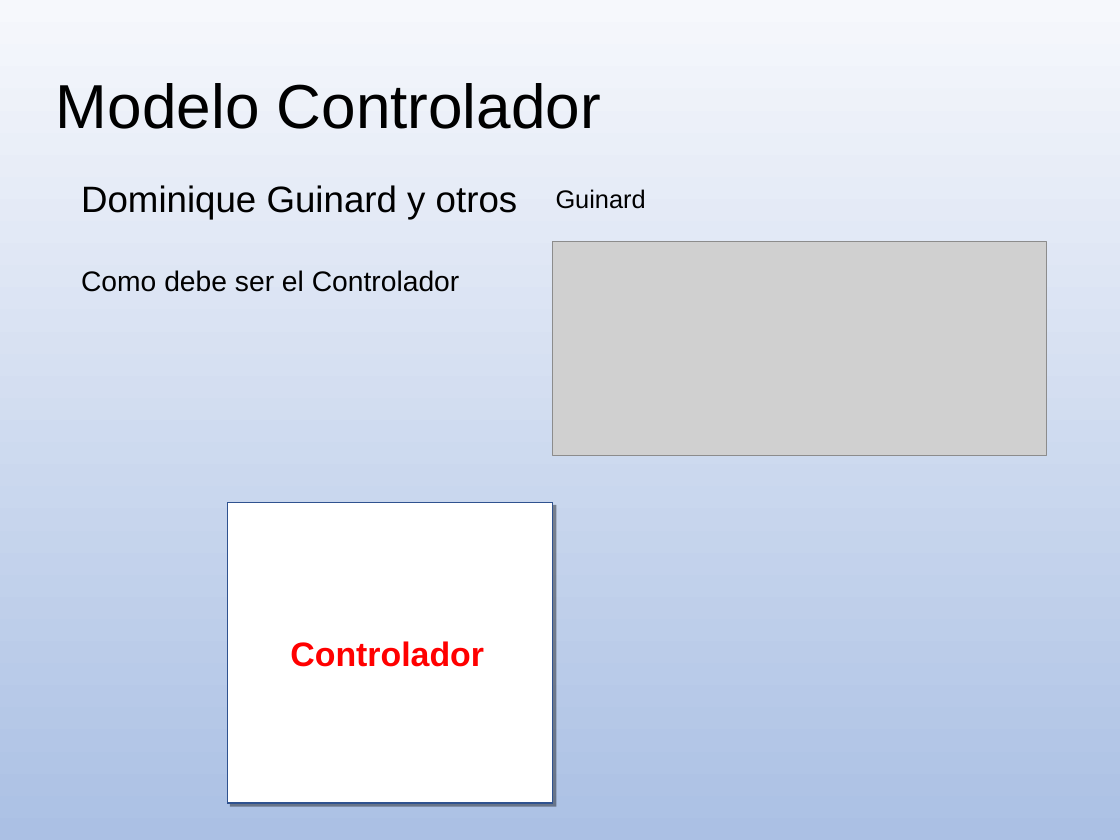
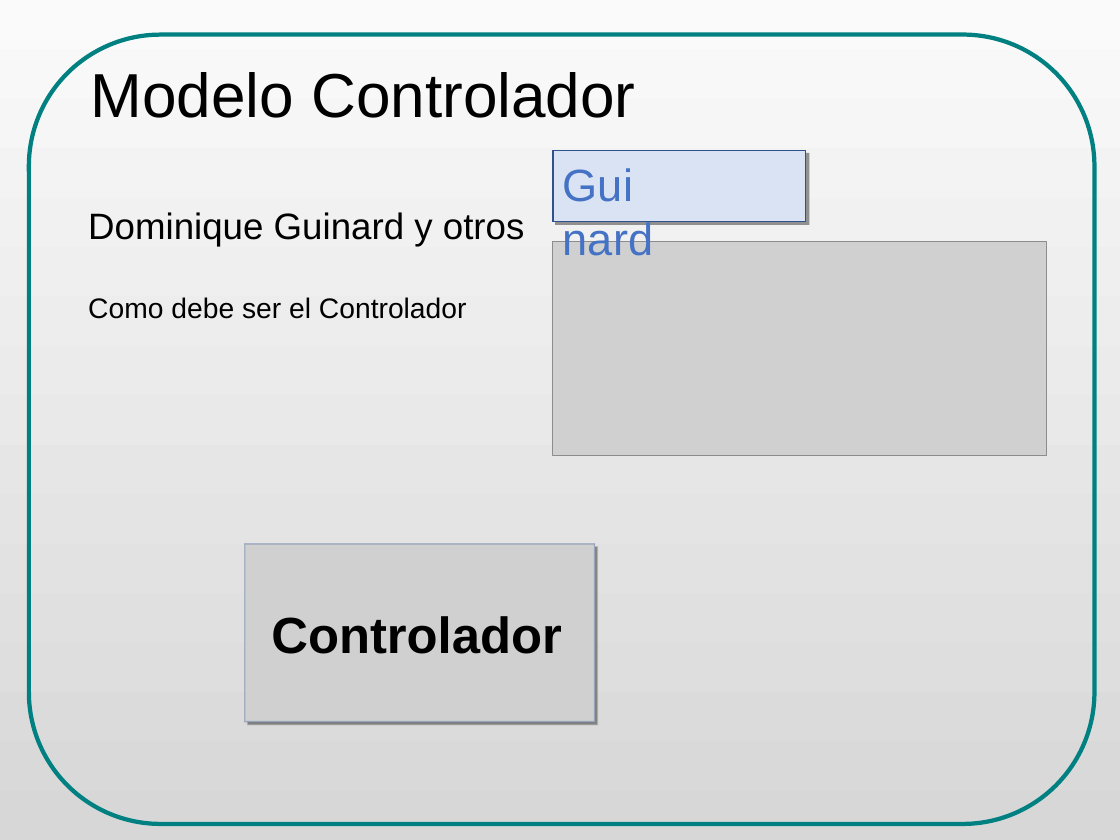
Before and after one commit to danielsalgadop/sac, a slide deck: slide 10 of docs/presentation/social_access_controller_ODP_final.odp (slide 11 before the commit). Drawn at 1120x840 pixels with LibreOffice and Linux fonts; fonts in the diff are those of the drawing; grey boxes stand for pictures. Boxes give left, top, right and bottom in pixels: in the first picture for what was removed or moved away, otherwise in the second. Text is boxed around its words. In the diff, an @@ line names an element or a change of style, - is before the commit and + after.

```diff
--- a/docs/presentation/social_access_controller_ODP_final.odp
+++ b/docs/presentation/social_access_controller_ODP_final.odp
@@ background gradient #F6F8FC to #ABC0E4 to gradient #FAFAFA to #D7D7D7 @@
@@ freeform shape added at (28,35,1095,824), outline #008080 3 pt @@
@@ title "Modelo Controlador": place and size @@
-title "Modelo Controlador" at (56,83,601,129)
+title "Modelo Controlador" at (91,72,635,118)
@@ text "Guinard": place and size @@
-text "Guinard" at (556,189,646,209)
+text "Guinard" at (274,212,405,240)
@@ text "Guinard" at (274,212,405,240): size 18 to 32 pt, text colour #000000 to #4472C4 @@
@@ freeform shape added at (553,150,806,222), fill #DAE3F3, outline #2F528F 0.99 pt @@
@@ text "Dominique Guinard y otros": place and size @@
-text "Dominique Guinard y otros" at (81,185,517,292)
+text "Dominique Guinard y otros" at (88,212,524,319)
@@ freeform shape removed at (228,503,553,804) @@
-Controlador
@@ picture added at (245,544,595,722), 36 pt, text #000000, bold @@
+Controlador
```
Also in this commit, not shown: 40 other slides changed, 5 slides added, 3 slides removed, 4 other files.
